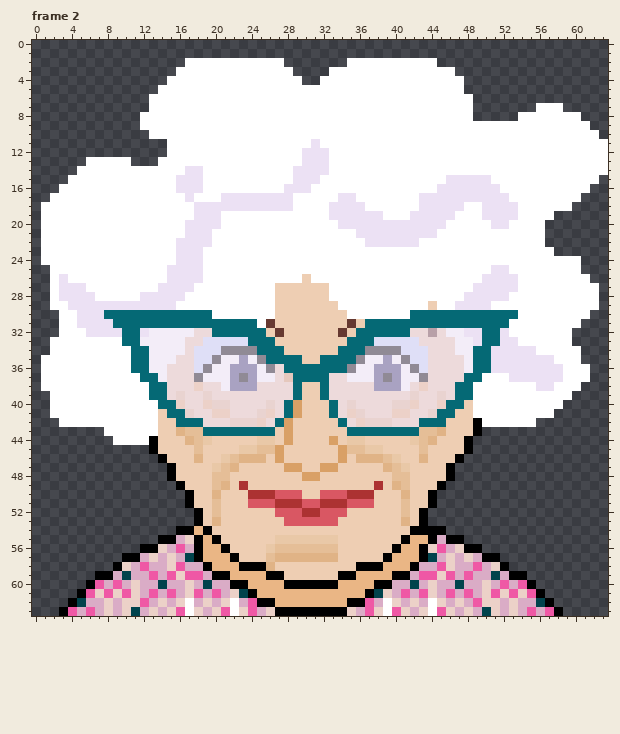
Pixel-art file: assets/actor/rosie/face.aseprite. Above: the version before the commit.
64x64 pixels, 3 frames. Colours within 5 levels of each other are drawn and written as one. Shown: frame 2. The commit also changed other frames, which this record leaves out.
And afterwards:
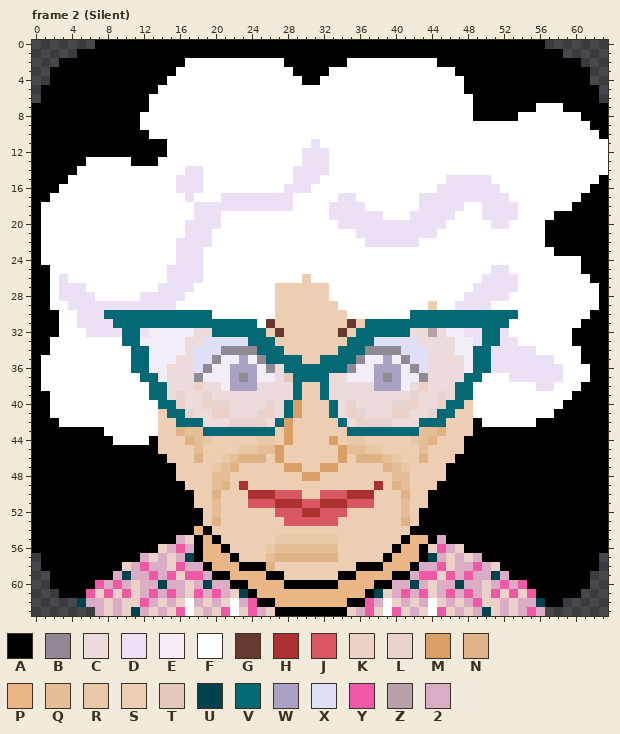
Palette (. is transparent): A #000000  B #908a95  C #eddadb  D #ece1f4  E #f3edf8  F #ffffff  G #663931  H #ac3232  J #d95763  K #ecd1c8  L #e9d3d0  M #d9a066  N #e0b386  P #eab685  Q #e5be97  R #e9c8a7  S #eeceb3  T #e5c8bd  U #00434c  V #056975  W #a9a2c2  X #dfdff7  Y #ef58a5  Z #b8a0a8  2 #daacc6
Commit message: updated assets for face. Now we need to animate.
Change:
layer "background" added
Frame 2 (Silent), layers "housecoat", "background":
y 0: x 7..56 .................................................. -> AAAAAAAAAAAAAAAAAAAAAAAAAAAAAAAAAAAAAAAAAAAAAAAAAA
y 1: x 5..58 ...................................................... -> AAAAAAAAAAAAAAAAAAAAAAAAAAAAAAAAAAAAAAAAAAAAAAAAAAAAAA
y 2: x 3..16 .............. -> AAAAAAAAAAAAAA; x 28..34 ....... -> AAAAAAA; x 45..60 ................ -> AAAAAAAAAAAAAAAA
y 3: x 2..15 .............. -> AAAAAAAAAAAAAA; x 29..32 .... -> AAAA; x 47..61 ............... -> AAAAAAAAAAAAAAA
y 4: x 2..14 ............. -> AAAAAAAAAAAAA; x 30..31 .. -> AA; x 48..61 .............. -> AAAAAAAAAAAAAA
y 5: x 1..13 ............. -> AAAAAAAAAAAAA; x 48..62 ............... -> AAAAAAAAAAAAAAA
y 6: x 1..12 ............ -> AAAAAAAAAAAA; x 49..62 .............. -> AAAAAAAAAAAAAA
y 7: x 0..12 ............. -> AAAAAAAAAAAAA; x 49..55 ....... -> AAAAAAA; x 59..63 ..... -> AAAAA
y 8: x 0..11 ............ -> AAAAAAAAAAAA; x 49..53 ..... -> AAAAA; x 61..63 ... -> AAA
y 9: x 0..11 ............ -> AAAAAAAAAAAA; x 62..63 .. -> AA
y 10: x 0..12 ............. -> AAAAAAAAAAAAA; x 63 . -> A
y 11..12: x 0..14 ............... -> AAAAAAAAAAAAAAA
y 13: x 0..5 ...... -> AAAAAA; x 11..13 ... -> AAA
y 14: x 0..4 ..... -> AAAAA
y 15: x 0..3 .... -> AAAA; x 63 . -> A
y 16: x 0..2 ... -> AAA; x 62..63 .. -> AA
y 17: x 0..1 .. -> AA; x 61..63 ... -> AAA
y 18: x 0 . -> A; x 60..63 .... -> AAAA
y 19: x 0 . -> A; x 58..63 ...... -> AAAAAA
y 20..22: x 0 . -> A; x 57..63 ....... -> AAAAAAA
y 23: x 0 . -> A; x 58..63 ...... -> AAAAAA
y 24: x 0 . -> A; x 61..63 ... -> AAA
y 25: x 0..1 .. -> AA; x 61..63 ... -> AAA
y 26: x 0..1 .. -> AA; x 62..63 .. -> AA
y 27..29: x 0..1 .. -> AA; x 63 . -> A
y 30: x 0..2 ... -> AAA; x 62..63 .. -> AA
y 31: x 0..2 ... -> AAA; x 61..63 ... -> AAA
y 32: x 0..2 ... -> AAA; x 60..63 .... -> AAAA
y 33: x 0..1 .. -> AA; x 60..63 .... -> AAAA
y 34: x 0..1 .. -> AA; x 61..63 ... -> AAA
y 35: x 0 . -> A; x 61..63 ... -> AAA
y 36..37: x 0 . -> A; x 62..63 .. -> AA
y 38: x 0 . -> A; x 61..63 ... -> AAA
y 39: x 0..1 .. -> AA; x 60..63 .... -> AAAA
y 40: x 0..1 .. -> AA; x 59..63 ..... -> AAAAA
y 41: x 0..1 .. -> AA; x 58..63 ...... -> AAAAAA
y 42: x 0..2 ... -> AAA; x 56..63 ........ -> AAAAAAAA
y 43: x 0..7 ........ -> AAAAAAAA; x 50..63 .............. -> AAAAAAAAAAAAAA
y 44: x 0..8 ......... -> AAAAAAAAA; x 49..63 ............... -> AAAAAAAAAAAAAAA
y 45: x 0..12 ............. -> AAAAAAAAAAAAA; x 49..63 ............... -> AAAAAAAAAAAAAAA
y 46: x 0..13 .............. -> AAAAAAAAAAAAAA; x 48..63 ................ -> AAAAAAAAAAAAAAAA
y 47..48: x 0..14 ............... -> AAAAAAAAAAAAAAA; x 47..63 ................. -> AAAAAAAAAAAAAAAAA
y 49: x 0..15 ................ -> AAAAAAAAAAAAAAAA; x 46..63 .................. -> AAAAAAAAAAAAAAAAAA
y 50..51: x 0..16 ................. -> AAAAAAAAAAAAAAAAA; x 45..63 ................... -> AAAAAAAAAAAAAAAAAAA
y 52..53: x 0..17 .................. -> AAAAAAAAAAAAAAAAAA; x 44..63 .................... -> AAAAAAAAAAAAAAAAAAAA
y 54: x 0..15 ................ -> AAAAAAAAAAAAAAAA; x 46..63 .................. -> AAAAAAAAAAAAAAAAAA
y 55: x 0..13 .............. -> AAAAAAAAAAAAAA; x 48..63 ................ -> AAAAAAAAAAAAAAAA
y 56: x 0..11 ............ -> AAAAAAAAAAAA; x 50..63 .............. -> AAAAAAAAAAAAAA
y 57: x 1..9 ......... -> AAAAAAAAA; x 52..62 ........... -> AAAAAAAAAAA
y 58: x 1..8 ........ -> AAAAAAAA; x 53..62 .......... -> AAAAAAAAAA
y 59: x 2..6 ..... -> AAAAA; x 55..61 ....... -> AAAAAAA
y 60: x 2..5 .... -> AAAA; x 56..61 ...... -> AAAAAA
y 61: x 3..4 .. -> AA; x 57..60 .... -> AAAA
y 62: x 4 A -> .; x 58 . -> A
y 63: x 3..6 AY2Y -> ....; x 57..58 YA -> ..
Boxes around the changes in both pictures, in picture pixels (x1, y1, x2, y2):
changed: (32, 40, 608, 616)
